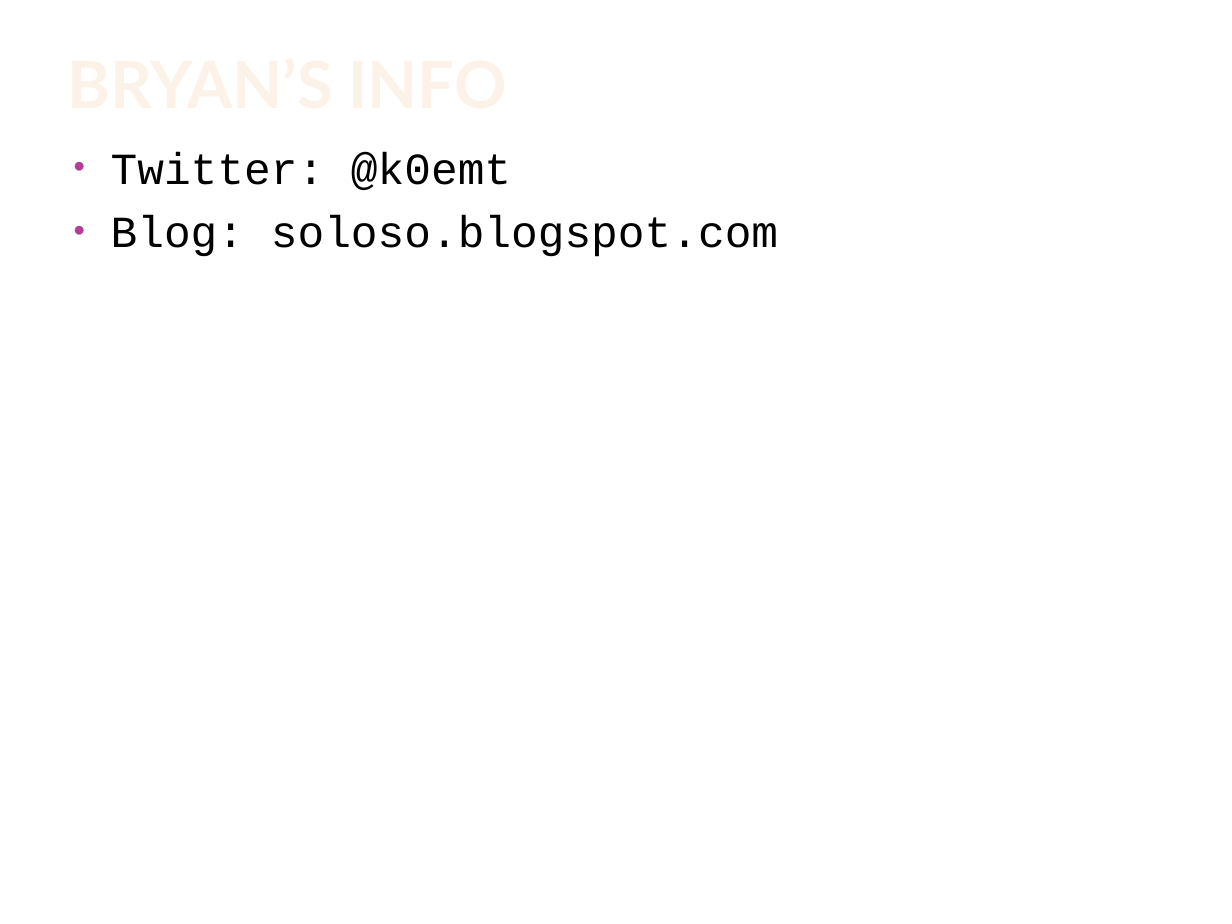
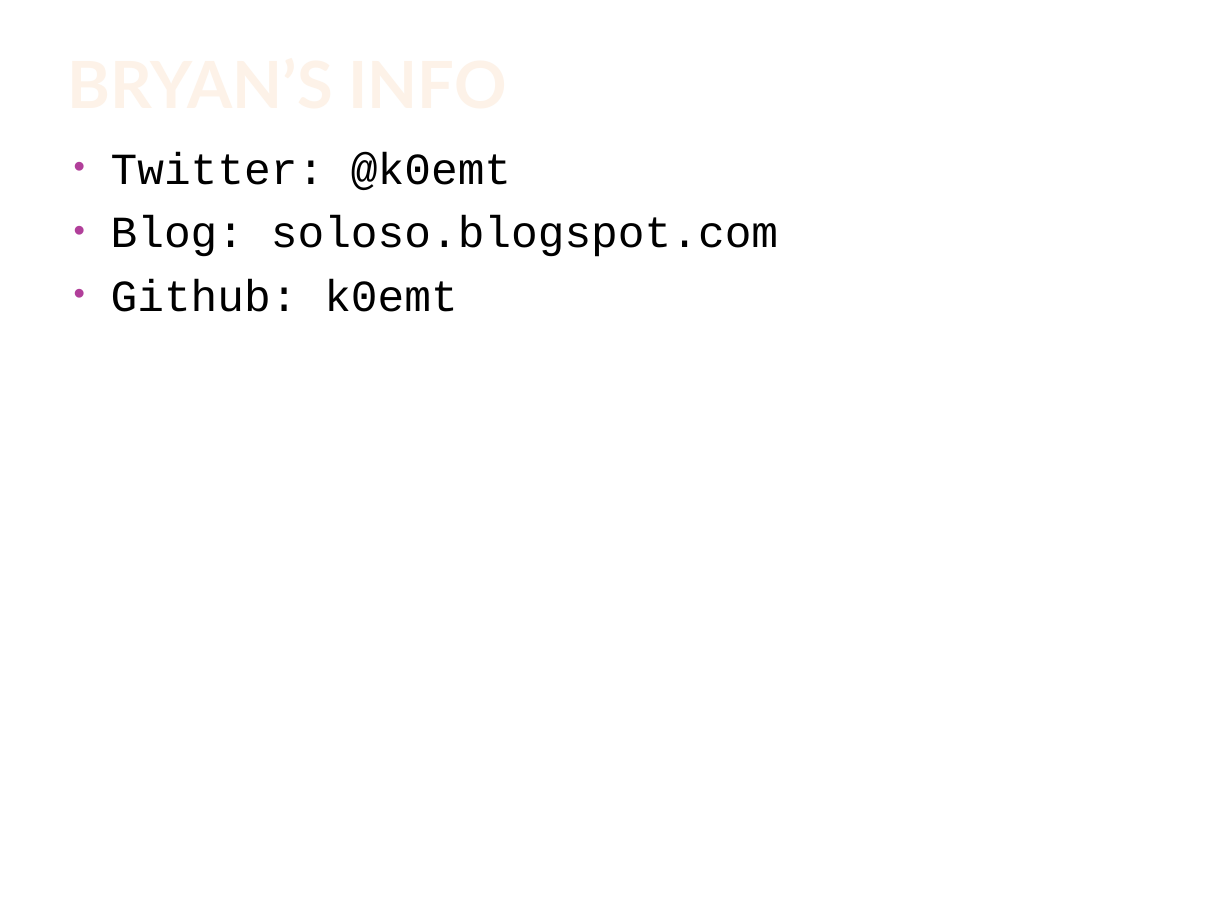
Before and after one commit to k0emt/Presentations, a slide deck: slide 21 of sony_lessons.pptx. Drawn at 1232x924 pixels with LibreOffice and Linux fonts; fonts in the diff are those of the drawing; background and template pictures are left out. Boxes give left, top, right and bottom in pixels: in the first picture for what was removed or moved away, otherwise in the second. Text is boxed around its words. In the diff, an @@ line names an element or a change of style, - is before the commit and + after.

Commit message:
updated presentation to reflect that it is on github!

```diff
--- a/sony_lessons.pptx
+++ b/sony_lessons.pptx
@@ text at [111,279,457,312]: paragraph added @@
+• Github: k0emt
```
Also in this commit, not shown: 1 other slide changed.
